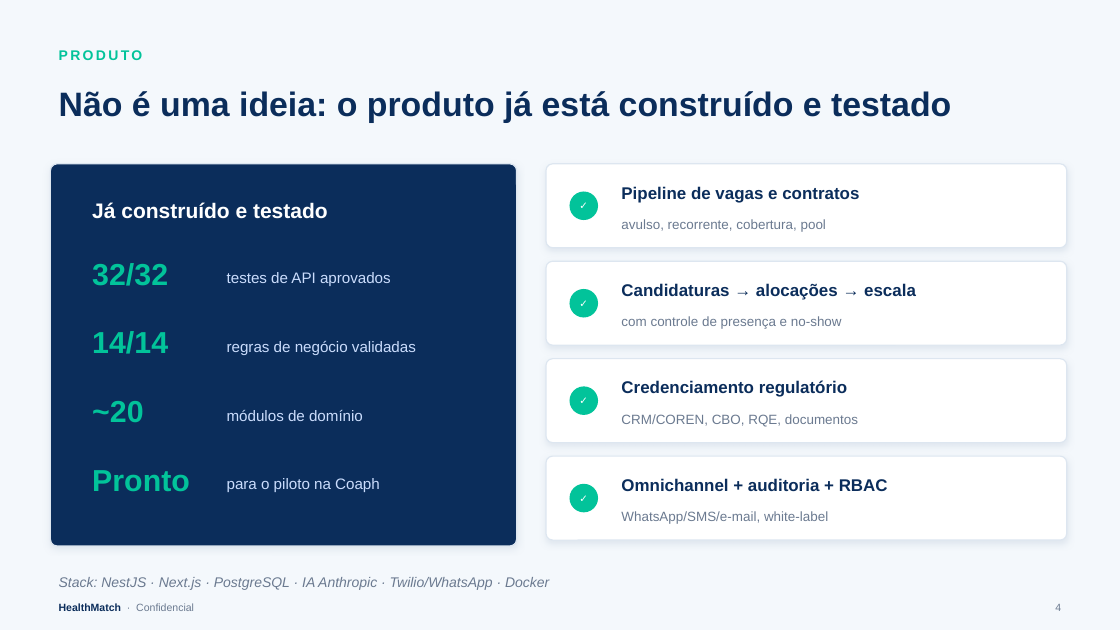
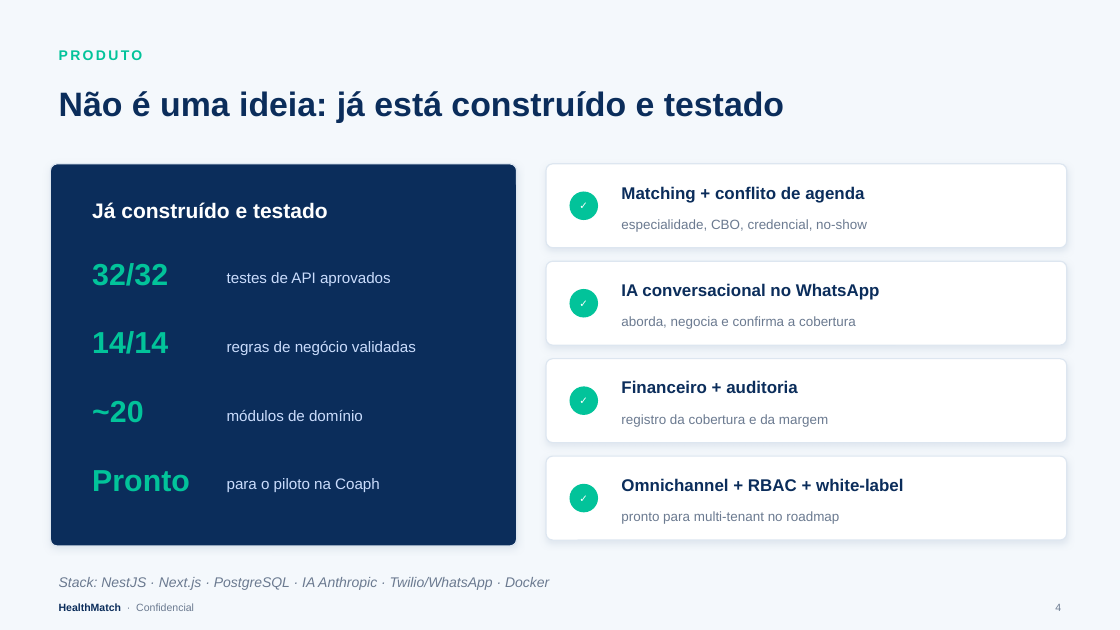
Before and after one commit to danielsmonteiro/conecta, a slide deck: slide 4 of business-plan/HealthMatch_Pitch_Deck.pptx. Drawn at 1120x630 pixels with LibreOffice and Linux fonts; fonts in the diff are those of the drawing. Boxes give left, top, right and bottom in pixels: in the first picture for what was removed or moved away, otherwise in the second. Text is boxed around its words. In the diff, an @@ line names an element or a change of style, - is before the commit and + after.

```diff
--- a/business-plan/HealthMatch_Pitch_Deck.pptx
+++ b/business-plan/HealthMatch_Pitch_Deck.pptx
@@ text at <box>59,91,784,123</box>: text changed @@
-Não é uma ideia: o produto já está construído e testado
+Não é uma ideia: já está construído e testado
@@ text at <box>621,186,864,203</box>: text changed @@
-Pipeline de vagas e contratos
+Matching + conflito de agenda
@@ text at <box>621,219,867,232</box>: text changed @@
-avulso, recorrente, cobertura, pool
+especialidade, CBO, credencial, no-show
@@ text at <box>621,283,880,300</box>: text changed @@
-Candidaturas → alocações → escala
+IA conversacional no WhatsApp
@@ text at <box>621,316,856,329</box>: text changed @@
-com controle de presença e no-show
+aborda, negocia e confirma a cobertura
@@ text at <box>621,380,798,393</box>: text changed @@
-Credenciamento regulatório
+Financeiro + auditoria
@@ text at <box>621,414,828,427</box>: text changed @@
-CRM/COREN, CBO, RQE, documentos
+registro da cobertura e da margem
@@ text at <box>621,478,903,491</box>: text changed @@
-Omnichannel + auditoria + RBAC
+Omnichannel + RBAC + white-label
@@ text at <box>621,511,839,524</box>: text changed @@
-WhatsApp/SMS/e-mail, white-label
+pronto para multi-tenant no roadmap
```
Also in this commit, not shown: 5 other slides changed, 7 slides added, 10 slides removed, 9 other files.
